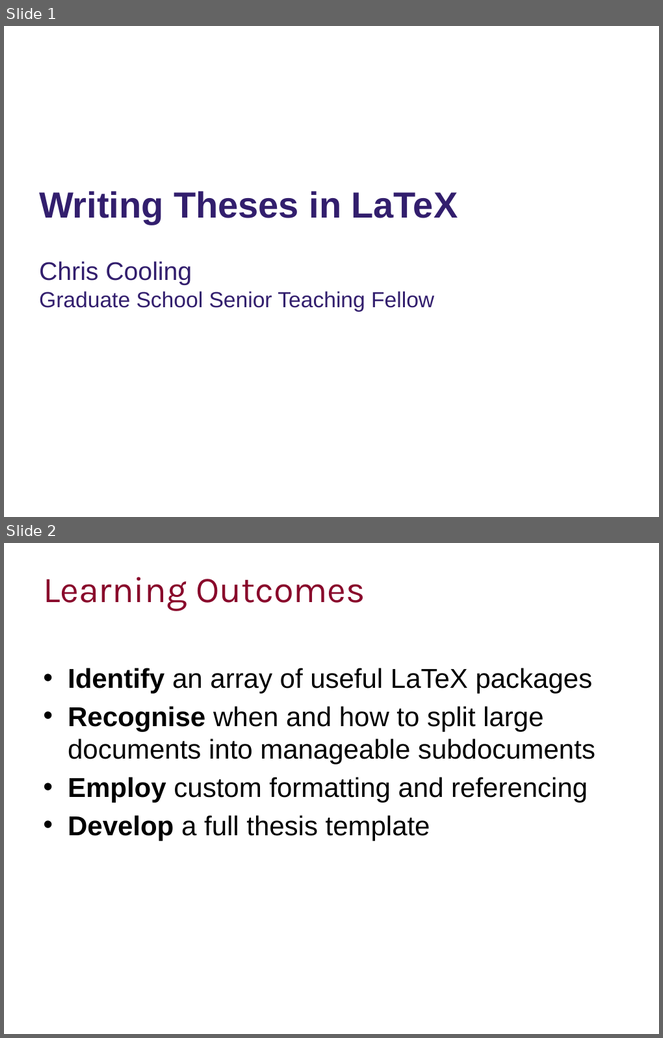
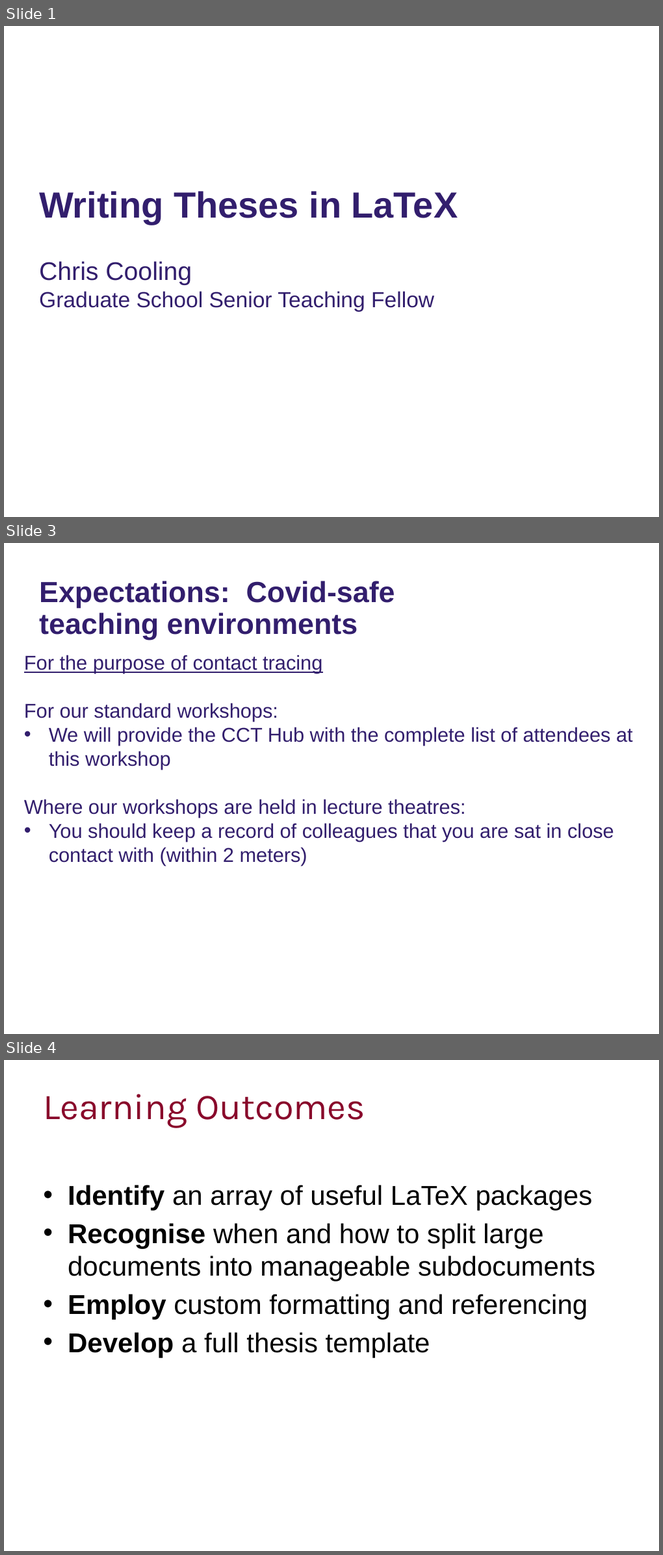
Before and after one commit to ImperialCollegeLondon/RCDS-writing-theses-in-latex, a slide deck: Writing Theses in Latex Slides.pptx. Shown one above the other, each under a label of ours: slides 1 and 2 before the commit, slides 1, 3 and 4 after it; the slides between them are not shown. The pictures are 663x1038 and 663x1555 pixels, drawn with LibreOffice and Linux fonts; fonts in the diff are those of the drawing; background and template pictures are left out. Boxes give left, top, right and bottom in pixels: in the first picture for what was removed or moved away, otherwise in the second. Text is boxed around its words. In the diff, an @@ line names an element or a change of style, - is before the commit and + after.

Commit message:
Added Covid slides

```diff
--- a/Writing Theses in Latex Slides.pptx
+++ b/Writing Theses in Latex Slides.pptx
@@ slide 3 added at (4,543,659,1034), background #FFFFFF @@
@@ text added at (39,581,395,639), 32 pt, text #321E6D, bold @@
+Expectations: Covid-safe teaching environments
@@ subtitle added at (24,655,633,865), 22 pt, text #321E6D @@
+For the purpose of contact tracing
+For our standard workshops:
+• We will provide the CCT Hub with the complete list of attendees at this workshop
+Where our workshops are held in lecture theatres:
+• You should keep a record of colleagues that you are sat in close contact with (within 2 meters)
@@ what was slide 2 is now slide 4 @@
```
Also in this commit, not shown: 1 other slide added.
